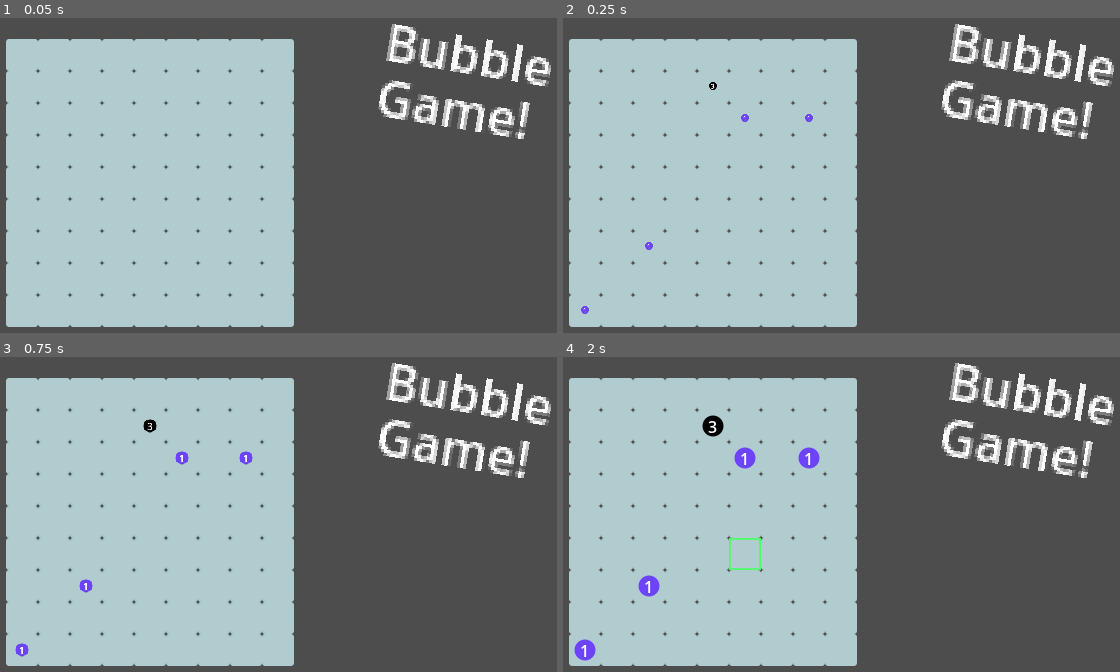
Above: before the commit, frames 1-4 (two rows, left to right).
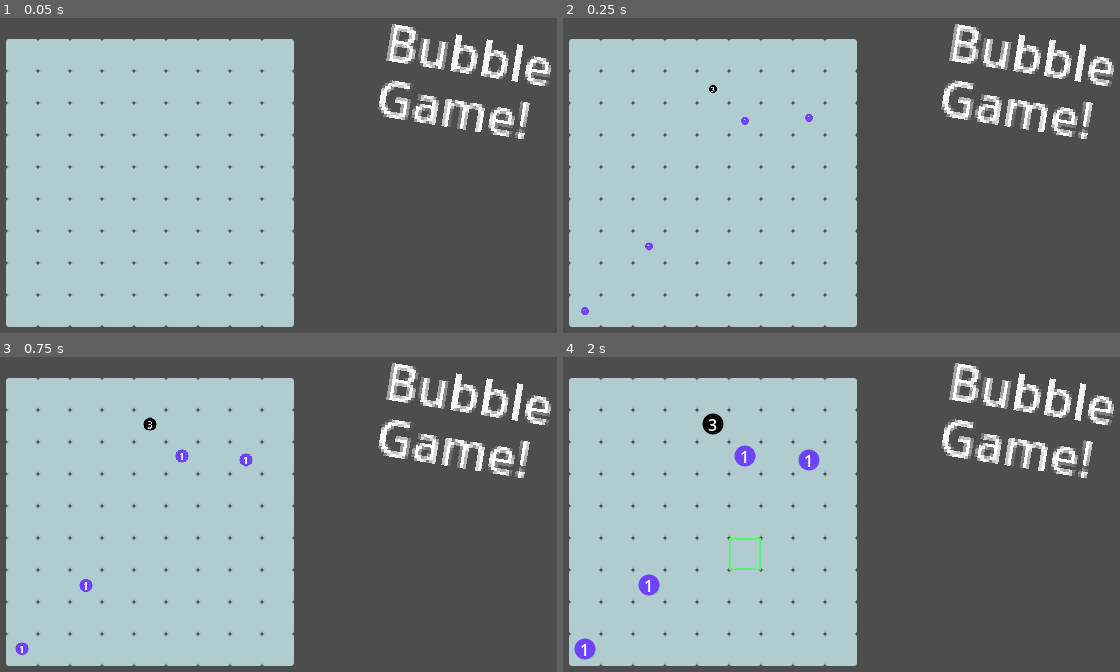
Above: after the commit, the same moments.

Repository: kaiec/ggj25-bubble-game
Game: Godot game, scene res://gamemanager/gamemanager.tscn
The game is run twice, just before and just after one commit, with the same random seed, the same clock (stepped at 60 frames per second) and the same inputs.
Inputs (mouse positions are in pixels of both pictures, inside the frame that each line leads up to):
- Up to frame 1 (0.05 s): no input
- Up to frame 2 (0.25 s): no input
- Up to frame 3 (0.75 s): tap Enter at 0.5 s; move the mouse to (434, 508) at 0.52 s; hold D (move_right) from 0.53 s (still down); click (434, 508) at 0.6 s
- Up to frame 4 (2 s): move the mouse to (730, 542) at 1.27 s; release D (move_right) at 1.28 s; hold S (move_down) from 1.28 s (still down); click (730, 542) at 1.35 s

Frame 1 is identical in both runs. In frame 2, less than 0.1% of the frame differs, in the area x 3-45%, y 20-95%; in frame 3, 0.2%; in frame 4, 0.4%, in the area x 1-47%, y 17-97%.

Commit message:
Random bubbling

Diff:
--- a/bubble/bubble.gd
+++ b/bubble/bubble.gd
@@ -12,6 +12,7 @@
 			label.text = str(size)
 
 var bursting := false
+var anim_offset := 0.0
 
 @onready var engine: BubbleEngine = $"../.."
 
@@ -24,6 +25,7 @@
 func _ready() -> void:
 	size = size
 	hide()
+	anim_offset = randf() * 100
 
 
 func check_burst():
@@ -59,4 +61,4 @@
 func _process(_delta: float) -> void:
 	var pos = engine.area.map_to_local(cell)
 	var time : float = float(Time.get_ticks_msec()) / 200
-	position.y = pos.y + 2 * sin(time)
+	position.y = pos.y + 2 * sin(time + anim_offset)
